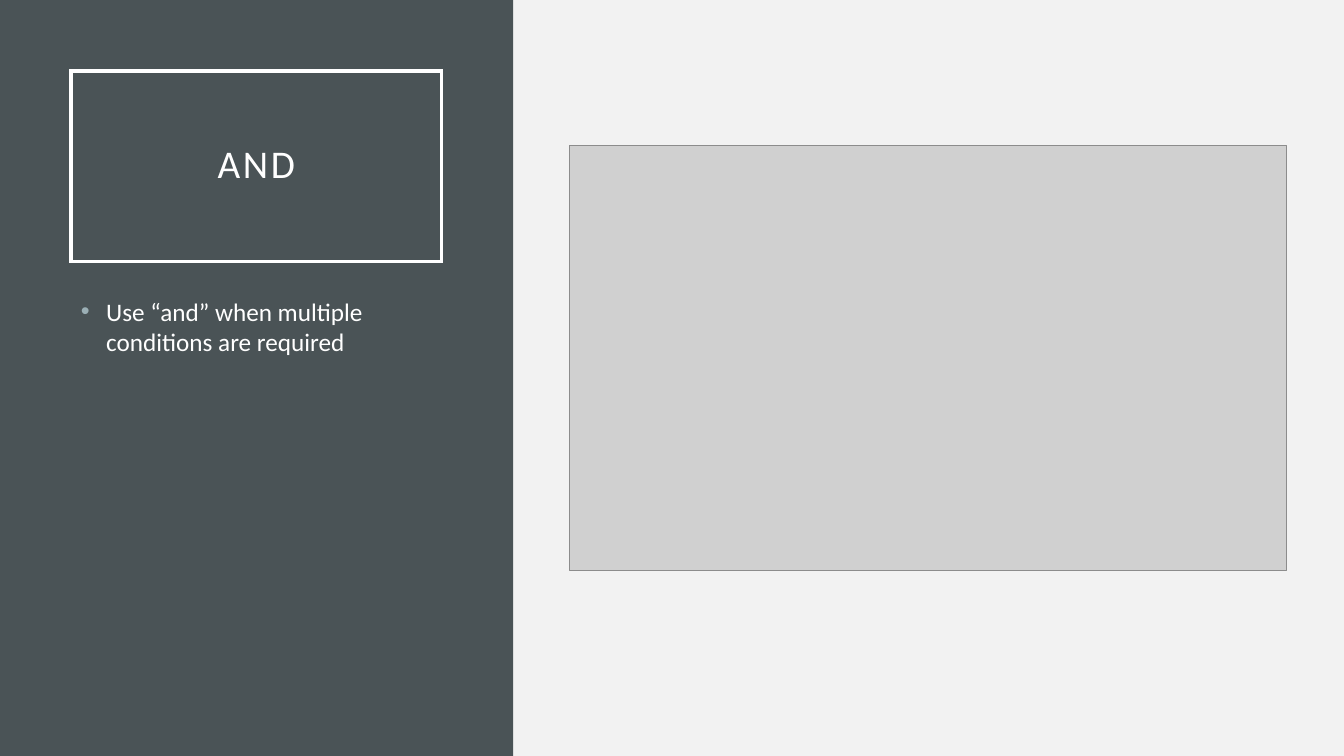
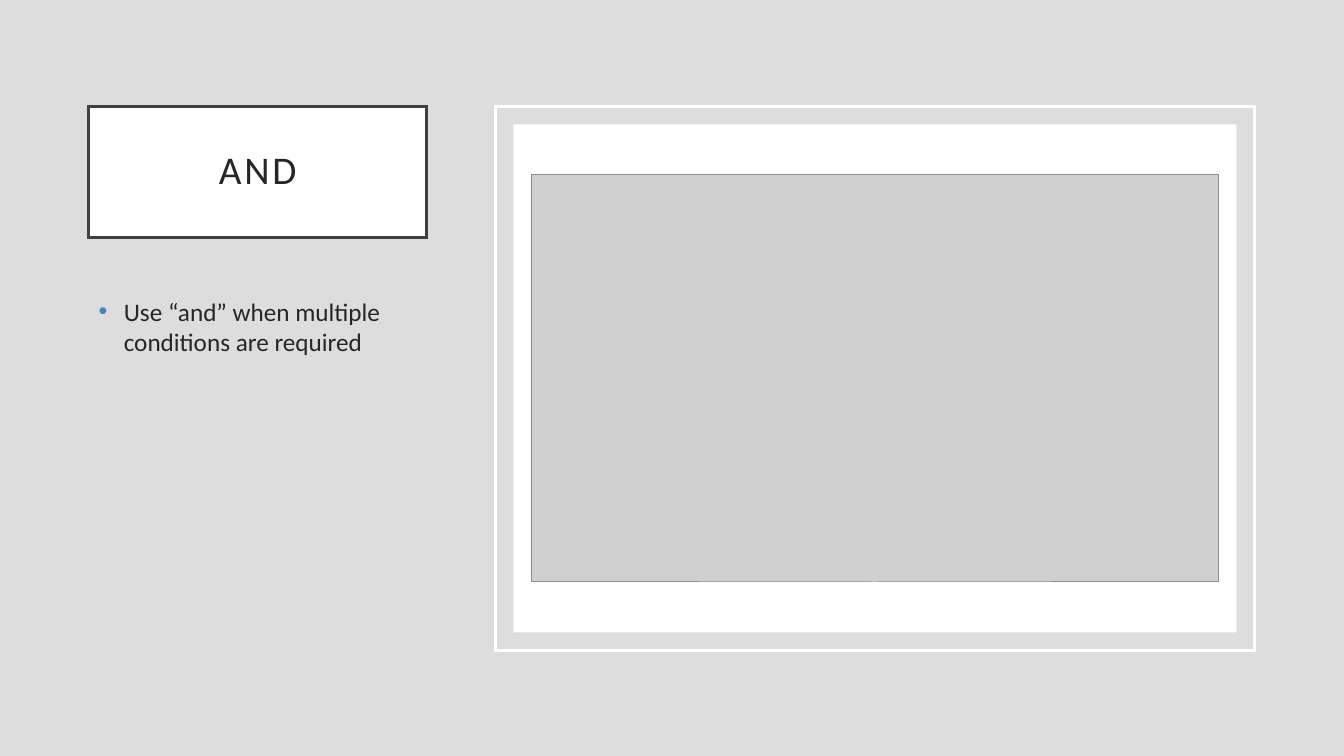
Before and after one commit to rsera/Junior-Knights, a slide deck: slide 16 of Python Lesson 4 If Statement.pptx (slide 14 before the commit). Drawn at 1344x756 pixels with LibreOffice and Linux fonts; fonts in the diff are those of the drawing; grey boxes stand for pictures. Boxes give left, top, right and bottom in pixels: in the first picture for what was removed or moved away, otherwise in the second. Text is boxed around its words. In the diff, an @@ line names an element or a change of style, - is before the commit and + after.

```diff
--- a/Python Lesson 4 If Statement.pptx
+++ b/Python Lesson 4 If Statement.pptx
@@ background #F2F2F2 to #DDDDDD @@
@@ rectangle removed at box(0, 0, 513, 756) @@
@@ title "AND": place and size @@
-title "AND" at box(71, 71, 442, 261)
+title "AND" at box(89, 106, 426, 237)
@@ title "AND" at box(89, 106, 426, 237): text colour #FFFFFF to #262626; fill none to #FFFFFF; outline #FFFFFF 2.5 pt to #404040 2.5 pt @@
@@ rectangle added at box(495, 106, 1254, 650), outline #FFFFFF 2.5 pt @@
@@ rectangle added at box(513, 124, 1236, 632), fill #FFFFFF @@
@@ picture: place and size @@
-picture at box(570, 145, 1288, 571)
+picture at box(531, 174, 1218, 582)
@@ text "Use “and” when multiple conditions ...": place and size @@
-text "Use “and” when multiple conditions ..." at box(106, 303, 363, 355)
+text "Use “and” when multiple conditions ..." at box(124, 303, 380, 355)
@@ text "Use “and” when multiple conditions ..." at box(124, 303, 380, 355): text colour #FFFFFF to #262626; bullet colour #9BAFB5 to #418AB3 @@
```
Also in this commit, not shown: 14 other slides changed, 3 slides added, 2 other files.
